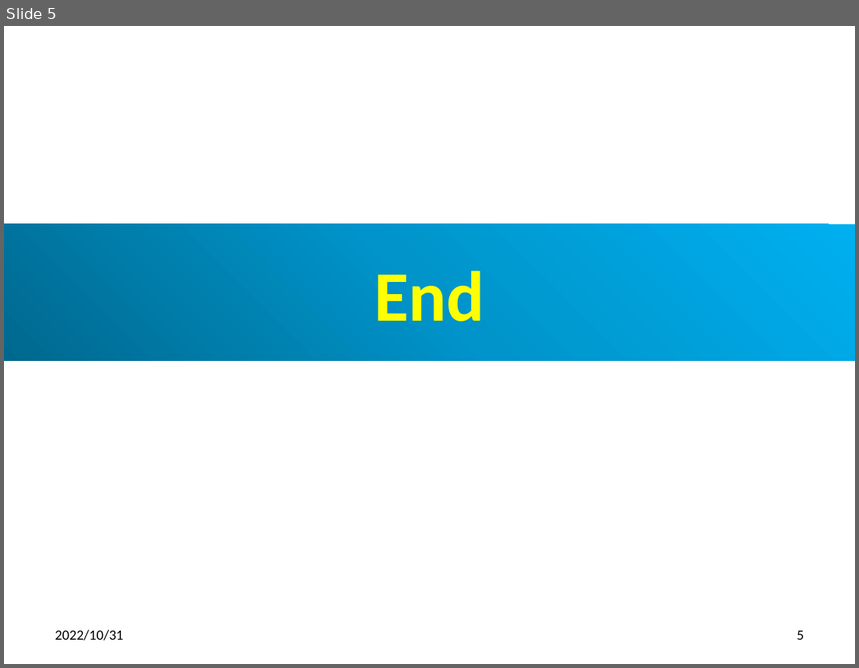
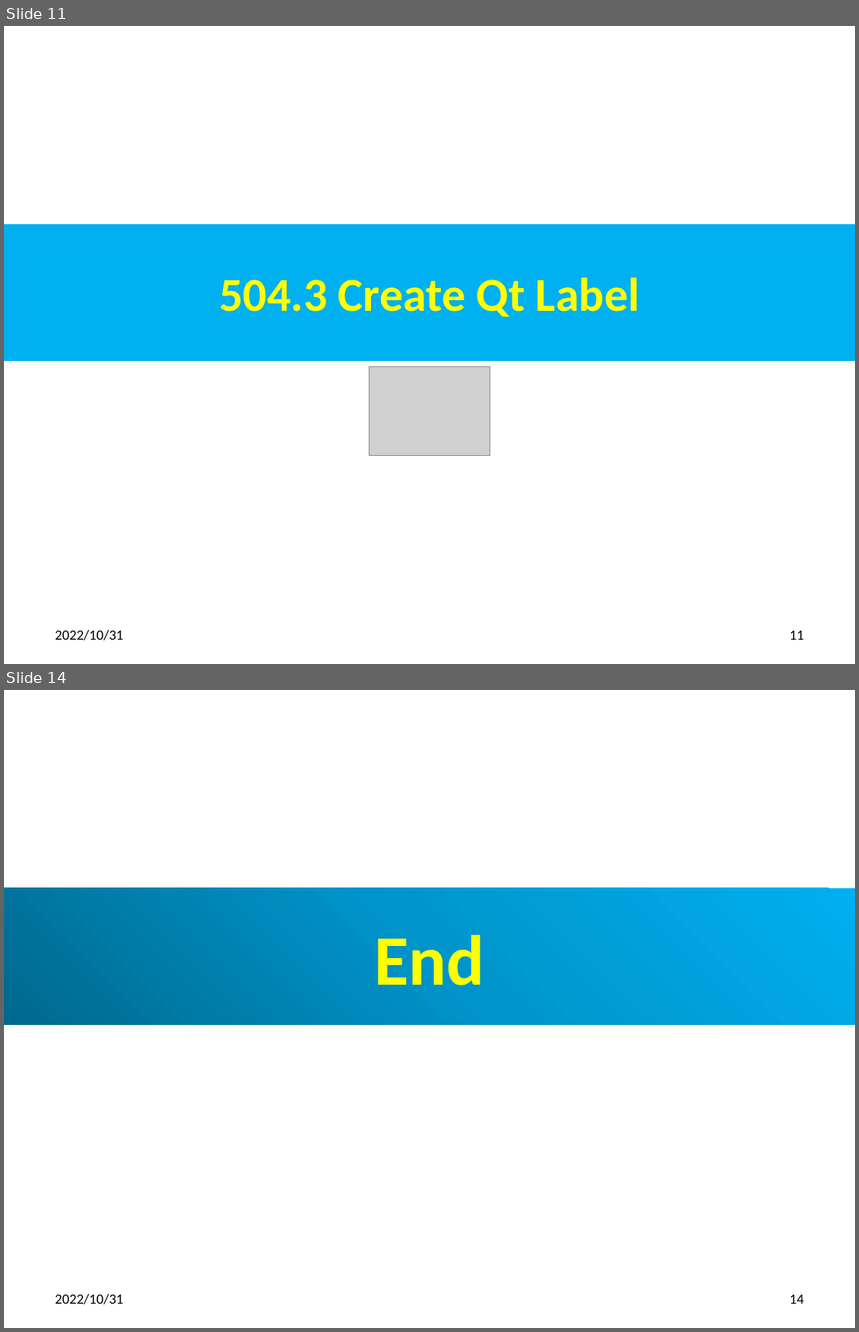
Before and after one commit to peterhchen/012_Qt, a slide deck: 504_Basic_QtApp.pptx. Shown one above the other, each under a label of ours: slide 5 before the commit, slides 11 and 14 after it; the slides between them are not shown. The pictures are 859x668 and 859x1332 pixels, drawn with LibreOffice and Linux fonts; fonts in the diff are those of the drawing; grey boxes stand for pictures. Boxes give left, top, right and bottom in pixels: in the first picture for what was removed or moved away, otherwise in the second. Text is boxed around its words. In the diff, an @@ line names an element or a change of style, - is before the commit and + after.

```diff
--- a/504_Basic_QtApp.pptx
+++ b/504_Basic_QtApp.pptx
@@ slide 11 added at <box>4,26,855,664</box>, background #FFFFFF @@
@@ title added at <box>4,224,855,361</box>, fill #00B0F0, 40 pt, text #FFFF00, bold @@
+504.3 Create Qt Label
@@ picture added at <box>369,367,490,456</box> @@
@@ text added at <box>55,630,123,641</box>, 12 pt, text #000000 @@
+2022/10/31
@@ page number added at <box>790,631,804,640</box>, 12 pt, text #000000 @@
+11
@@ what was slide 5 is now slide 14 @@
@@ page number at <box>790,1295,804,1304</box>: text changed @@
-5
+14
```
Also in this commit, not shown: 2 slides changed, 8 other slides added, 1 other file.
